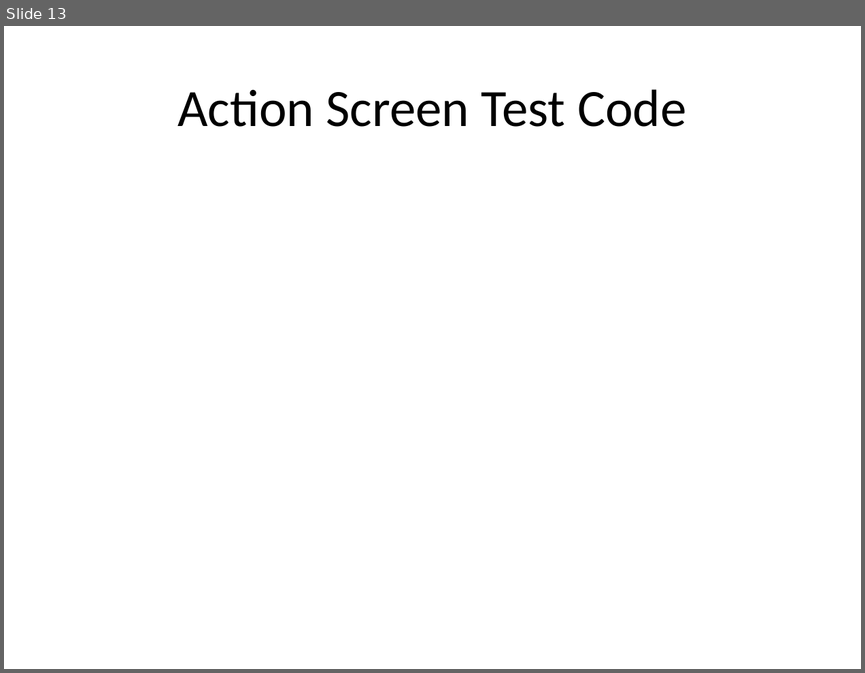
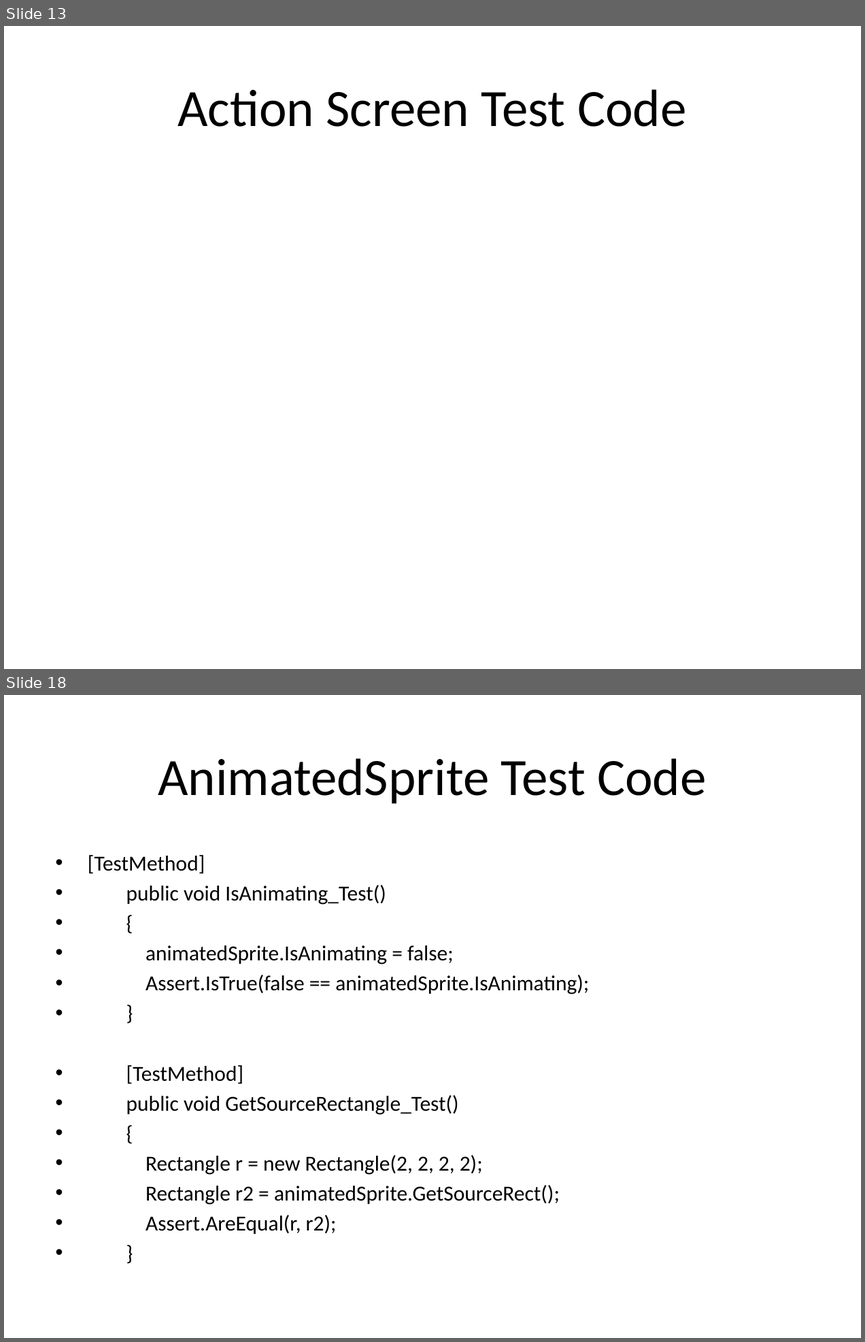
Before and after one commit to csce3513/Team15, a slide deck: Project Starfighter 1.0.pptx. Shown one above the other, each under a label of ours: slide 13 before the commit, slides 13 and 18 after it; the slides between them are not shown. The pictures are 865x673 and 865x1342 pixels, drawn with LibreOffice and Linux fonts; fonts in the diff are those of the drawing; background and template pictures are left out. Boxes give left, top, right and bottom in pixels: in the first picture for what was removed or moved away, otherwise in the second. Text is boxed around its words. In the diff, an @@ line names an element or a change of style, - is before the commit and + after.

```diff
--- a/Project Starfighter 1.0.pptx
+++ b/Project Starfighter 1.0.pptx
@@ slide 18 added at [4,695,861,1338], background picture (left out) @@
@@ title added at [158,758,706,804], 44 pt, text #000000 @@
+AnimatedSprite Test Code
@@ text added at [88,855,589,1234], 18 pt, text #000000 @@
+• [TestMethod]
+• public void IsAnimating_Test()
+• {
+• animatedSprite.IsAnimating = false;
+• Assert.IsTrue(false == animatedSprite.IsAnimating);
+• }
+• [TestMethod]
+• public void GetSourceRectangle_Test()
+• {
+• Rectangle r = new Rectangle(2, 2, 2, 2);
+• Rectangle r2 = animatedSprite.GetSourceRect();
+• Assert.AreEqual(r, r2);
+• }
```
Also in this commit, not shown: 16 other slides added.
